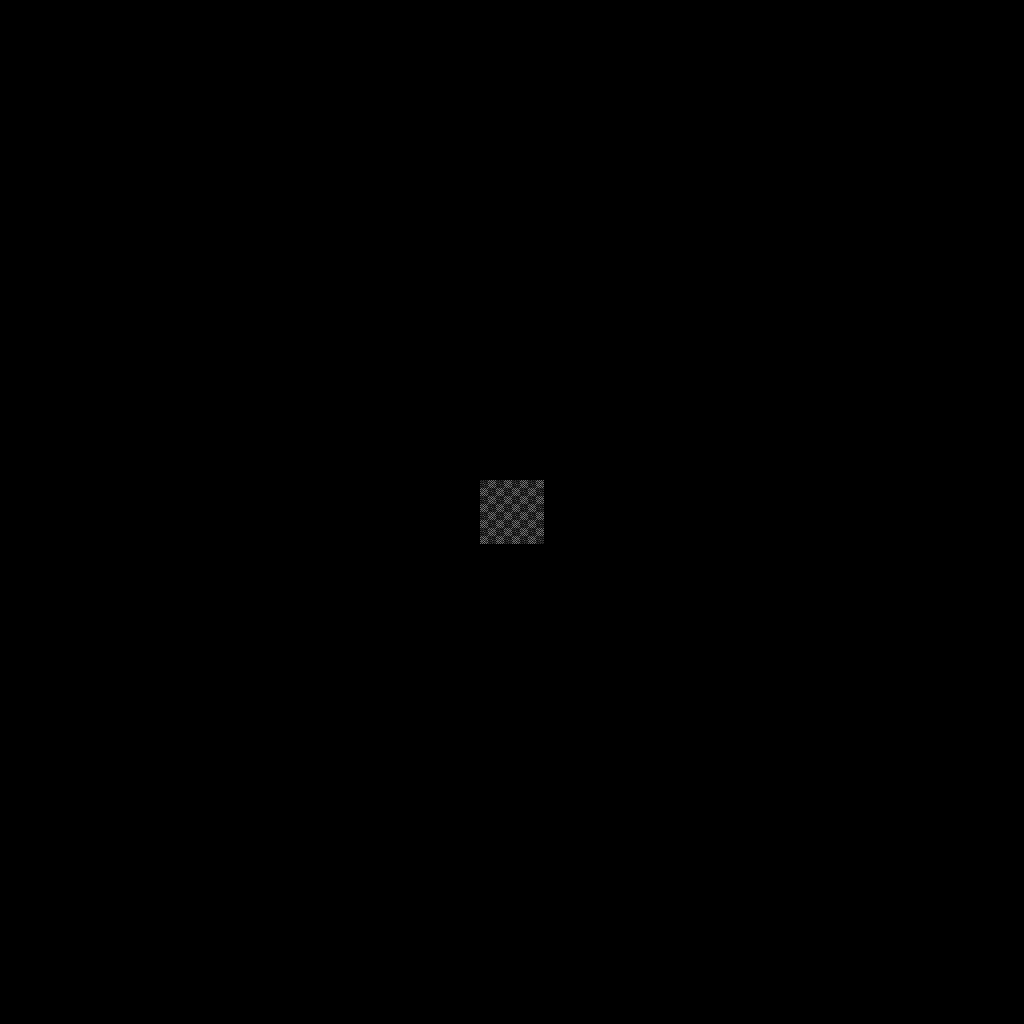
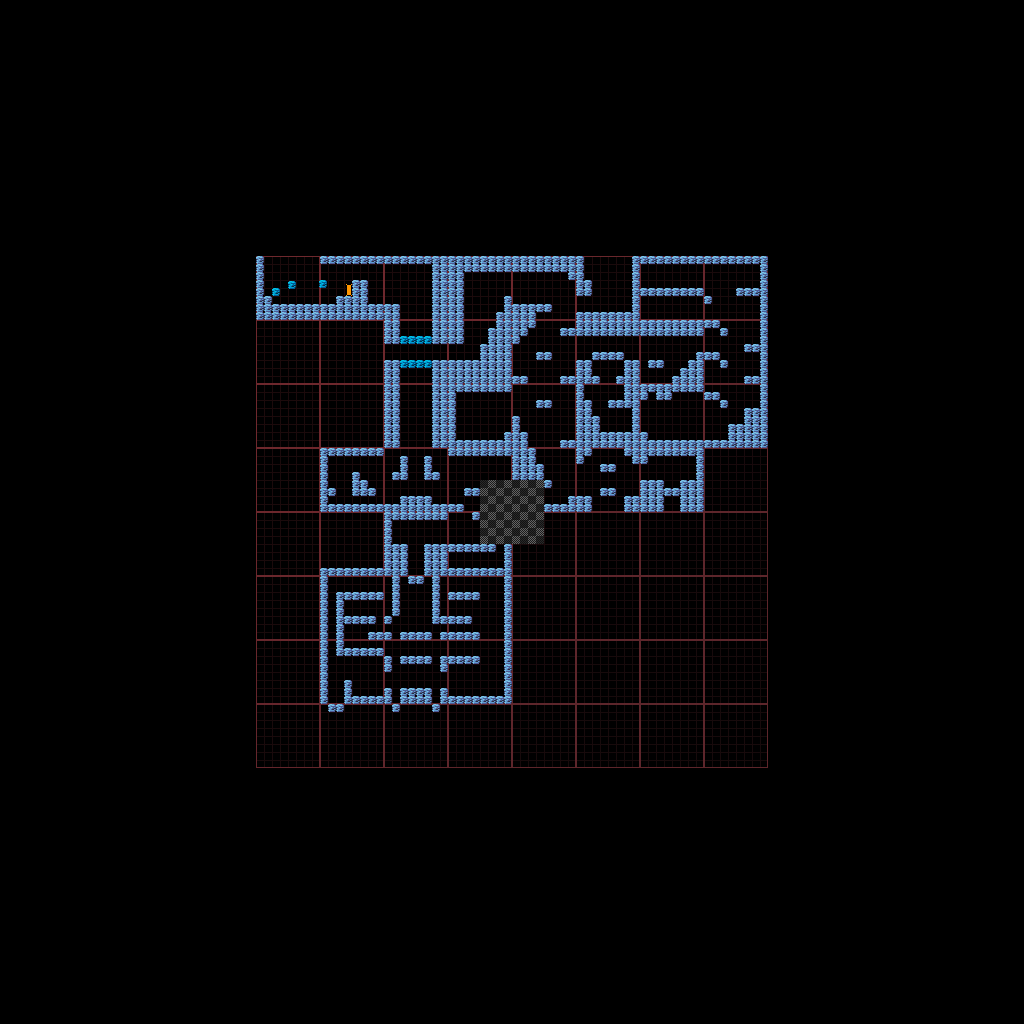
Comparing the layer stacks of the two 1024x1024 images. Changes:
added layer "Pasted Layer" in group "G_512" over [256, 256, 768, 768]
showed "fg_512" over [256, 256, 768, 768]
